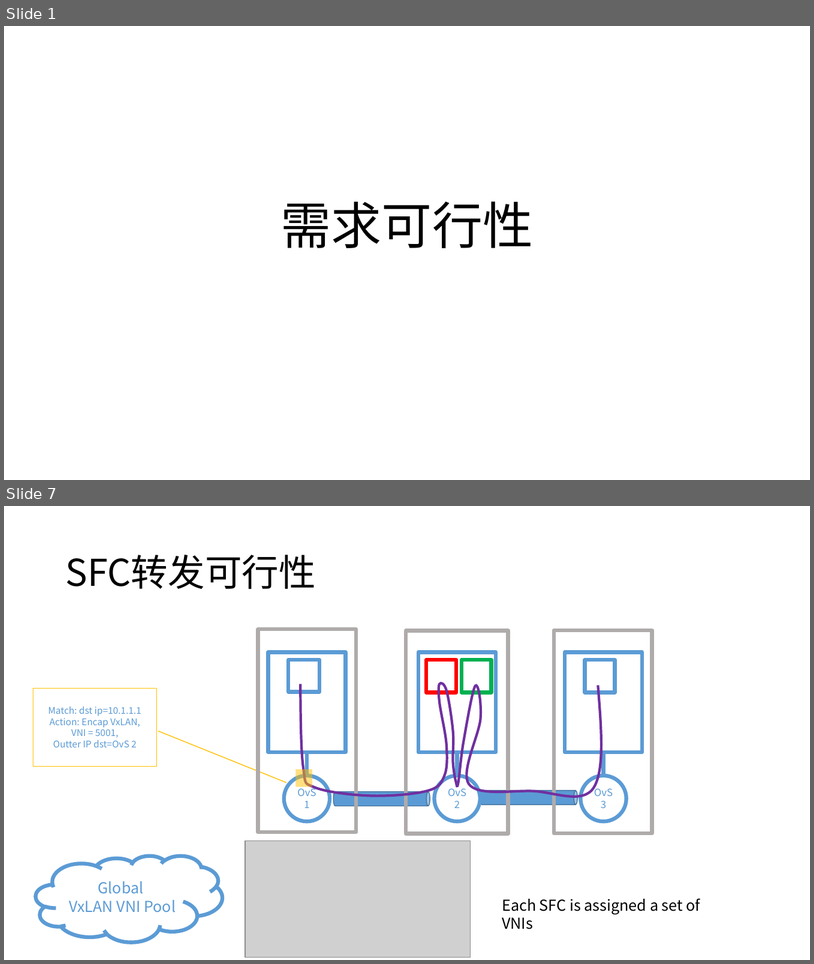
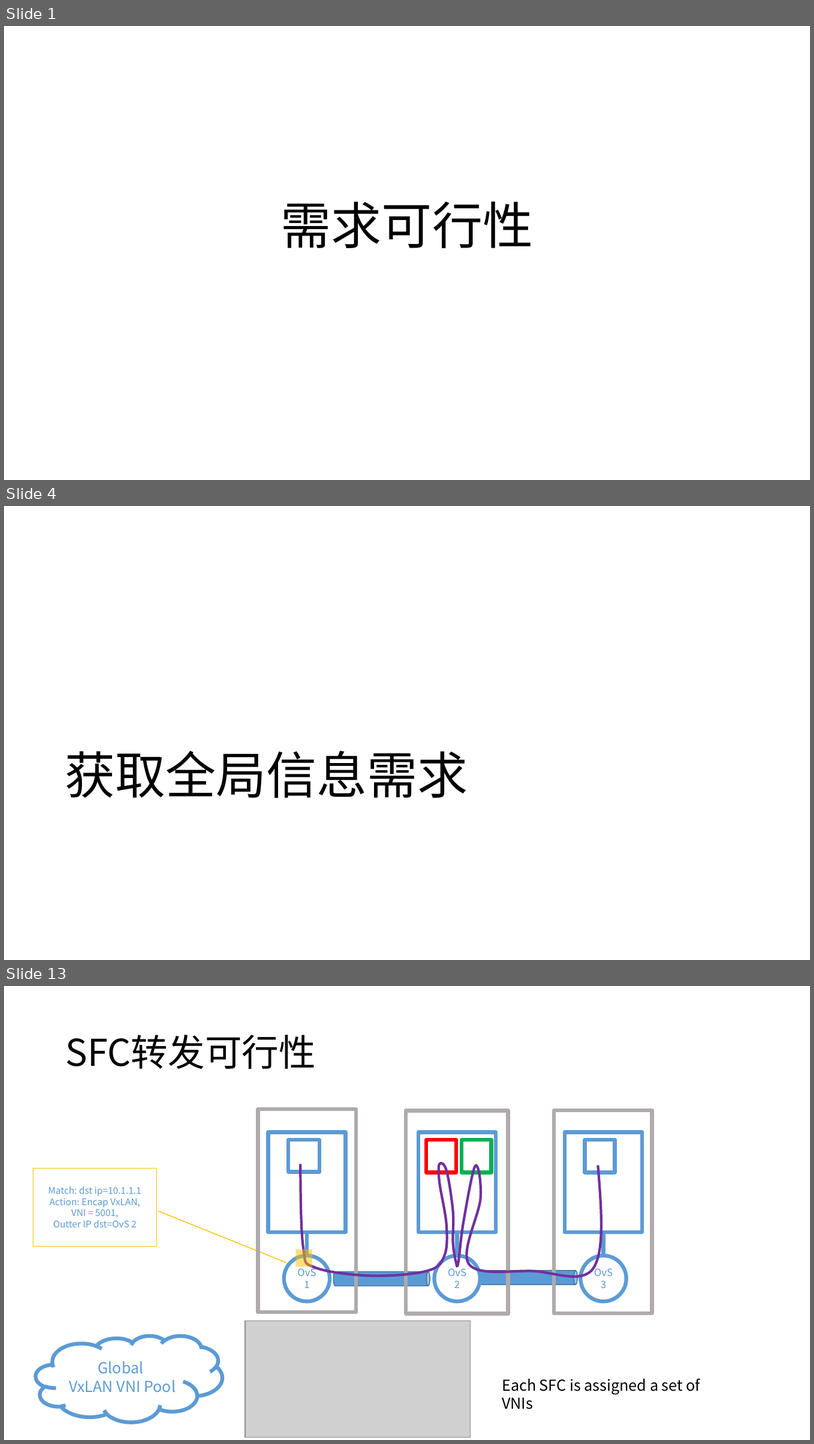
Before and after one commit to magaboomchen/SelfAdaptiveMano, a slide deck: doc/SoftwareEngineering/SoftwareRequirements/RequirementFeasibility.pptx. Shown one above the other, each under a label of ours: slides 1 and 7 before the commit, slides 1, 4 and 13 after it; the slides between them are not shown. The pictures are 814x964 and 814x1444 pixels, drawn with LibreOffice and Linux fonts; fonts in the diff are those of the drawing; grey boxes stand for pictures. Boxes give left, top, right and bottom in pixels: in the first picture for what was removed or moved away, otherwise in the second. Text is boxed around its words. In the diff, an @@ line names an element or a change of style, - is before the commit and + after.

```diff
--- a/doc/SoftwareEngineering/SoftwareRequirements/RequirementFeasibility.pptx
+++ b/doc/SoftwareEngineering/SoftwareRequirements/RequirementFeasibility.pptx
@@ slide 4 added at (x1=4, y1=506, x2=810, y2=960), background #FFFFFF @@
@@ title added at (x1=65, y1=750, x2=468, y2=798), 60 pt, text #000000 @@
+获取全局信息需求
@@ what was slide 7 is now slide 13 @@
```
Also in this commit, not shown: 6 slides changed, 9 other slides added, 5 other files.
